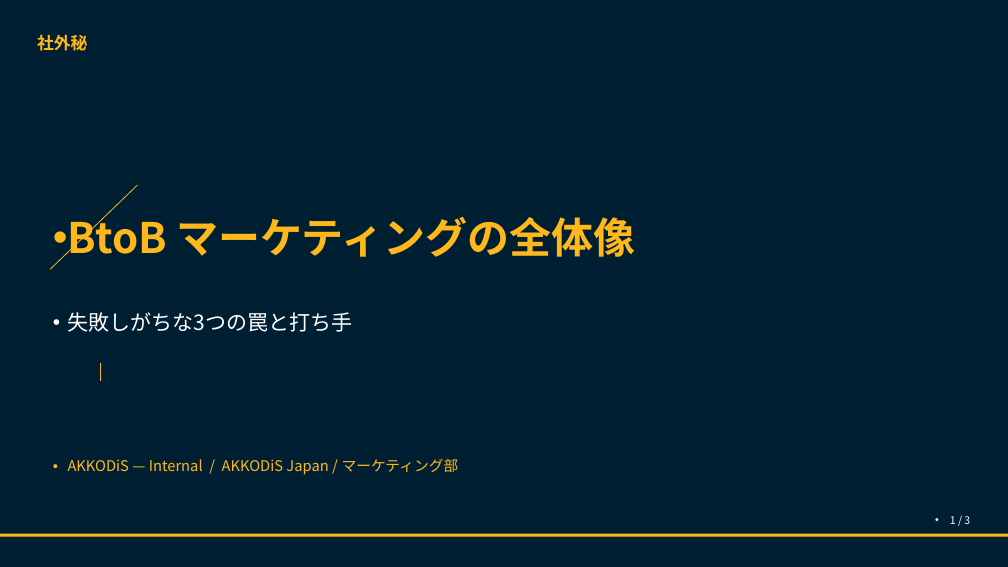
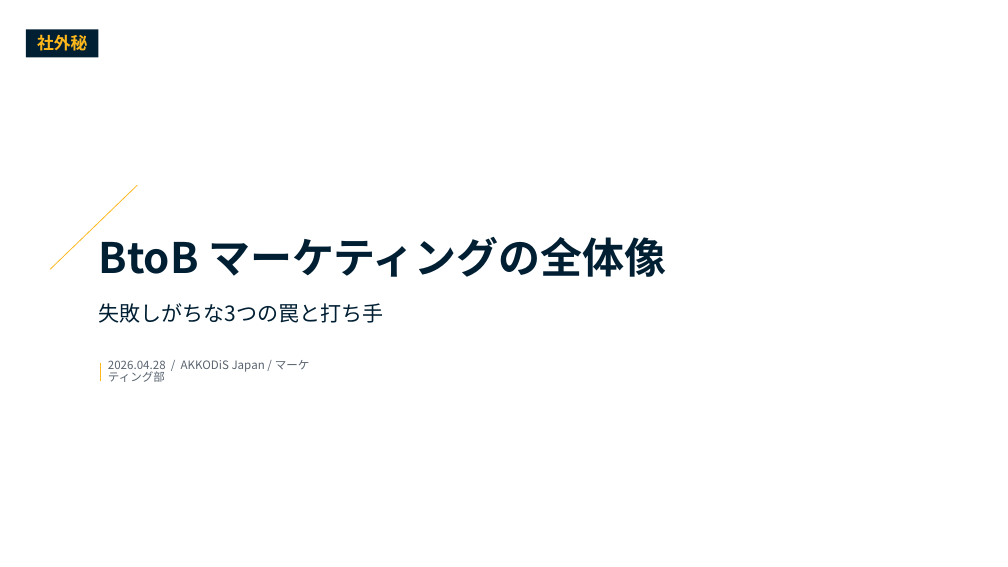
Before and after one commit to k-yabe/claude-code-book-template, a slide deck: slide 1 of assets/samples/btob-marketing-sample.pptx. Drawn at 1008x567 pixels with LibreOffice and Linux fonts; fonts in the diff are those of the drawing; background and template pictures are left out. Boxes give left, top, right and bottom in pixels: in the first picture for what was removed or moved away, otherwise in the second. Text is boxed around its words. In the diff, an @@ line names an element or a change of style, - is before the commit and + after.

```diff
--- a/assets/samples/btob-marketing-sample.pptx
+++ b/assets/samples/btob-marketing-sample.pptx
@@ background #001F33 to #FFFFFF @@
@@ rectangle "社外秘": place and size @@
-rectangle "社外秘" at (37,34,87,51)
+rectangle "社外秘" at (26,29,98,57)
@@ title "BtoB マーケティングの全体像": place and size @@
-title "BtoB マーケティングの全体像" at (68,211,635,257)
+title "BtoB マーケティングの全体像" at (99,237,666,277)
@@ title "BtoB マーケティングの全体像" at (99,237,666,277): text colour #FFB81C to #001F33; bullet • to none; line spacing 1 to 44pt; less space between paragraphs @@
@@ text "失敗しがちな3つの罠と打ち手": place and size @@
-text "失敗しがちな3つの罠と打ち手" at (68,312,353,332)
+text "失敗しがちな3つの罠と打ち手" at (99,303,384,323)
@@ text "失敗しがちな3つの罠と打ち手" at (99,303,384,323): text colour #FFFFFF to #001F33; bullet • to none; line spacing 1 to 0.9; less space between paragraphs @@
@@ text added at (108,360,310,382), 11 pt, text #5A6470 @@
+2026.04.28 / AKKODiS Japan / マーケティング部
@@ text removed at (68,458,459,475) @@
-• AKKODiS — Internal / AKKODiS Japan / マーケティング部
@@ rectangle removed at (0,534,1008,537) @@
@@ text removed at (950,516,970,524) @@
-• 1 / 3
```
Also in this commit, not shown: 2 other slides changed, 1 other file.
